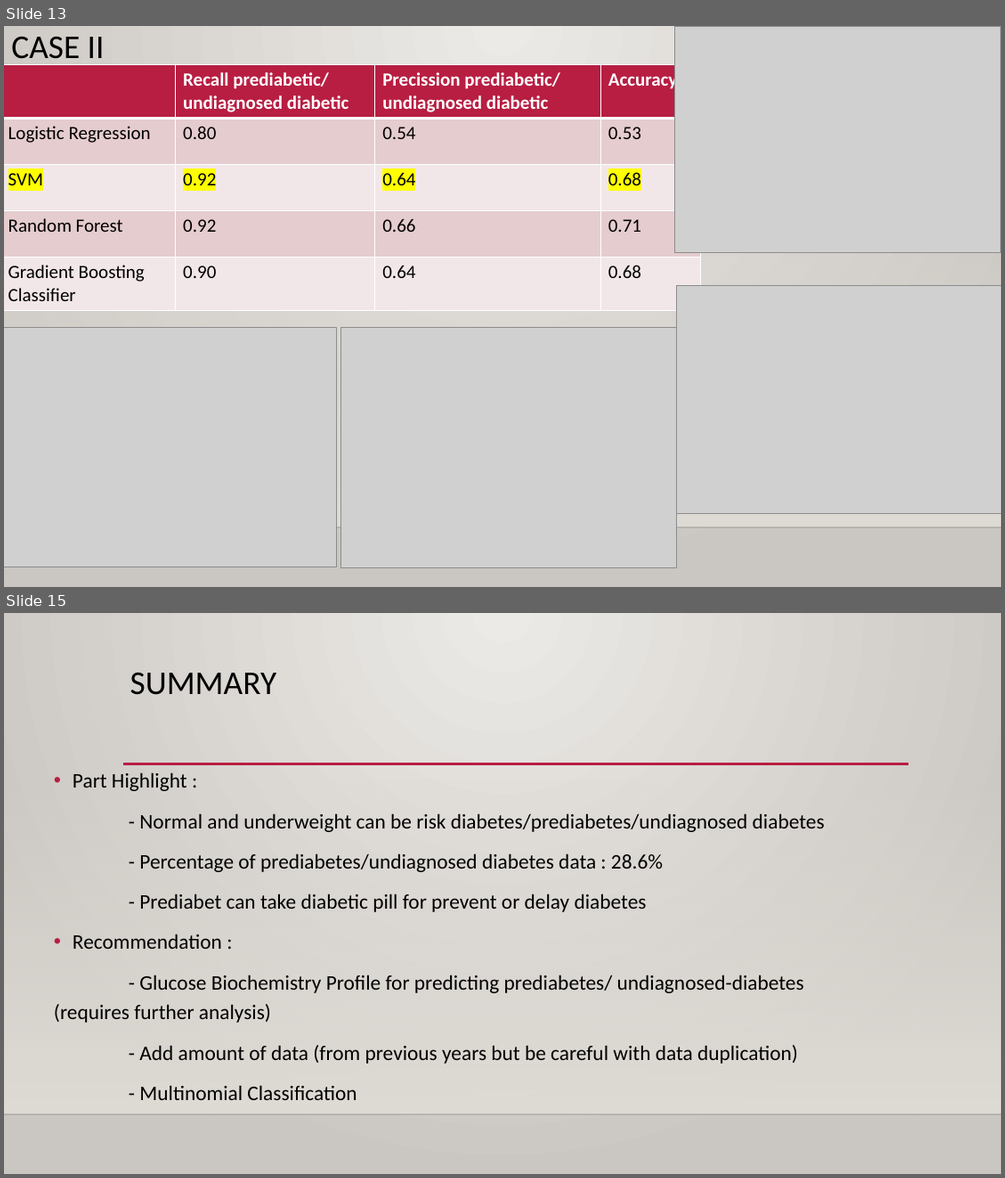
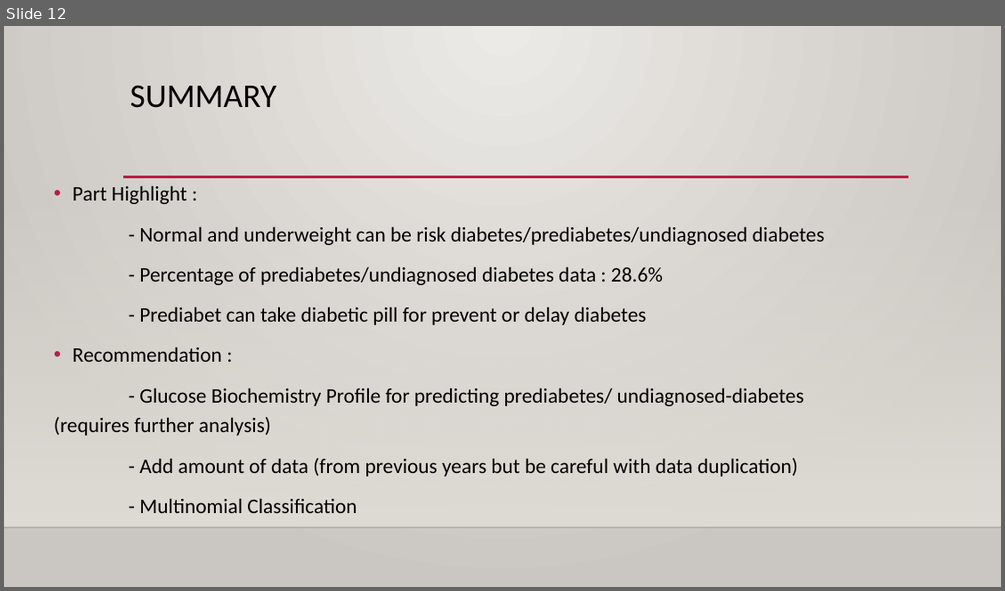
Before and after one commit to dinanad/Final-Project-Diabetes-Type-II-Risk-Prediction, a slide deck: Diabetes Prediction.pptx. Shown one above the other, each under a label of ours: slides 13 and 15 before the commit, slide 12 after it; the slides between them are not shown. The pictures are 1005x1178 and 1005x591 pixels, drawn with LibreOffice and Linux fonts; fonts in the diff are those of the drawing; grey boxes stand for pictures; background and template pictures are left out. Boxes give left, top, right and bottom in pixels: in the first picture for what was removed or moved away, otherwise in the second. Text is boxed around its words. In the diff, an @@ line names an element or a change of style, - is before the commit and + after.

```diff
--- a/Diabetes Prediction.pptx
+++ b/Diabetes Prediction.pptx
@@ slide 13 removed at (4,26,1001,587), background gradient #ECEAE7 to #CAC7C1; not listed: 3 template elements that a slide beside it also shows @@
@@ title removed at (11,37,105,67) @@
-CASE II
@@ picture removed at (675,26,1001,253) @@
@@ table removed at (4,65,701,309), 5 rows, 4 columns @@
- | Recall prediabetic/ undiagnosed diabetic | Precission prediabetic/ undiagnosed diabetic | Accuracy
-Logistic Regression | 0.80 | 0.54 | 0.53
-SVM | 0.92 | 0.64 | 0.68
-Random Forest | 0.92 | 0.66 | 0.71
-Gradient Boosting Classifier | 0.90 | 0.64 | 0.68
@@ picture removed at (677,286,1001,514) @@
@@ picture removed at (4,328,337,566) @@
@@ picture removed at (341,328,677,567) @@
@@ what was slide 15 is now slide 12 @@
```
Also in this commit, not shown: 3 slides changed, 5 other slides removed.
